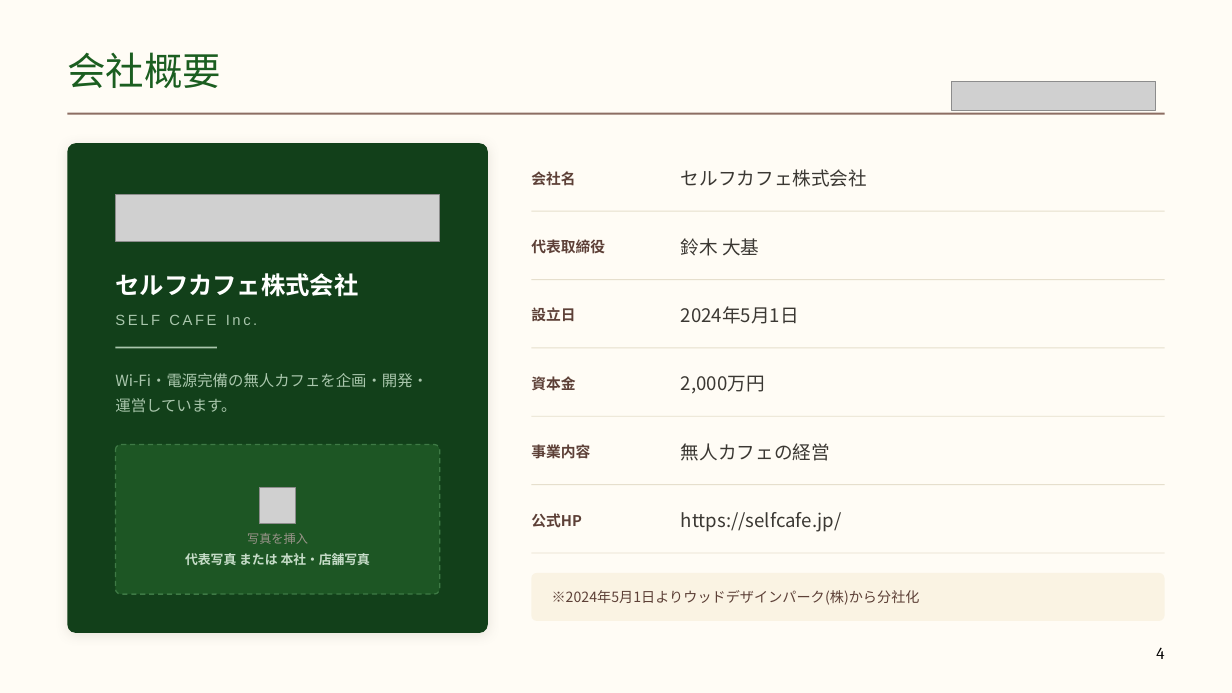
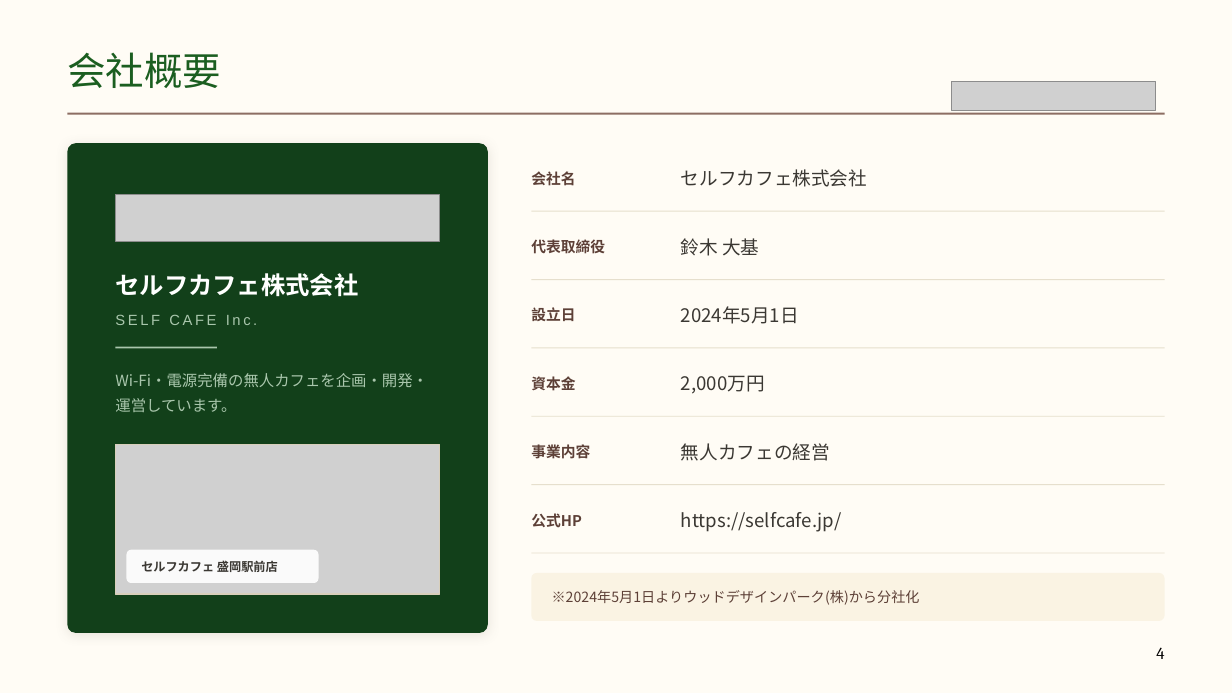
Before and after one commit to a5408071-cmd/suzuki-ceo, a slide deck: slide 4 of selfcafe-fc-deck/selfcafe-fc-deck.pptx. Drawn at 1232x693 pixels with LibreOffice and Linux fonts; fonts in the diff are those of the drawing; grey boxes stand for pictures. Boxes give left, top, right and bottom in pixels: in the first picture for what was removed or moved away, otherwise in the second. Text is boxed around its words. In the diff, an @@ line names an element or a change of style, - is before the commit and + after.

```diff
--- a/selfcafe-fc-deck/selfcafe-fc-deck.pptx
+++ b/selfcafe-fc-deck/selfcafe-fc-deck.pptx
@@ rounded rectangle removed at box(116, 445, 440, 594) @@
@@ picture added at box(116, 445, 440, 594) @@
@@ rectangle added at box(116, 445, 440, 594), outline #D8CFBB 1 pt @@
@@ picture removed at box(260, 488, 296, 524) @@
@@ text removed at box(247, 533, 308, 544) @@
-写真を挿入
@@ rounded rectangle added at box(127, 550, 319, 583), fill #FFFFFF at 90% opacity @@
@@ text at box(141, 561, 278, 572): text changed; size 10 to 9.5 pt; text colour #C6DCC8 to #3B3833 @@
-代表写真 または 本社・店舗写真
+セルフカフェ 盛岡駅前店
@@ text "セルフカフェ 盛岡駅前店" at box(141, 561, 278, 572): vertical alignment top to middle @@
```
Also in this commit, not shown: 7 other slides changed, 22 other files.
